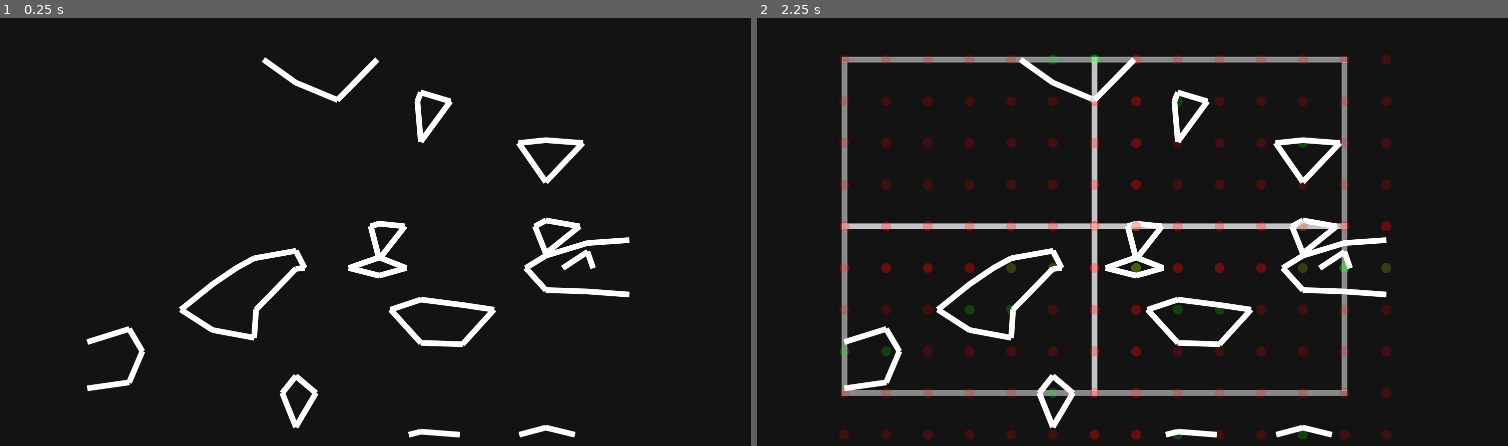
Above: before the commit, frames 1-2 (left to right).
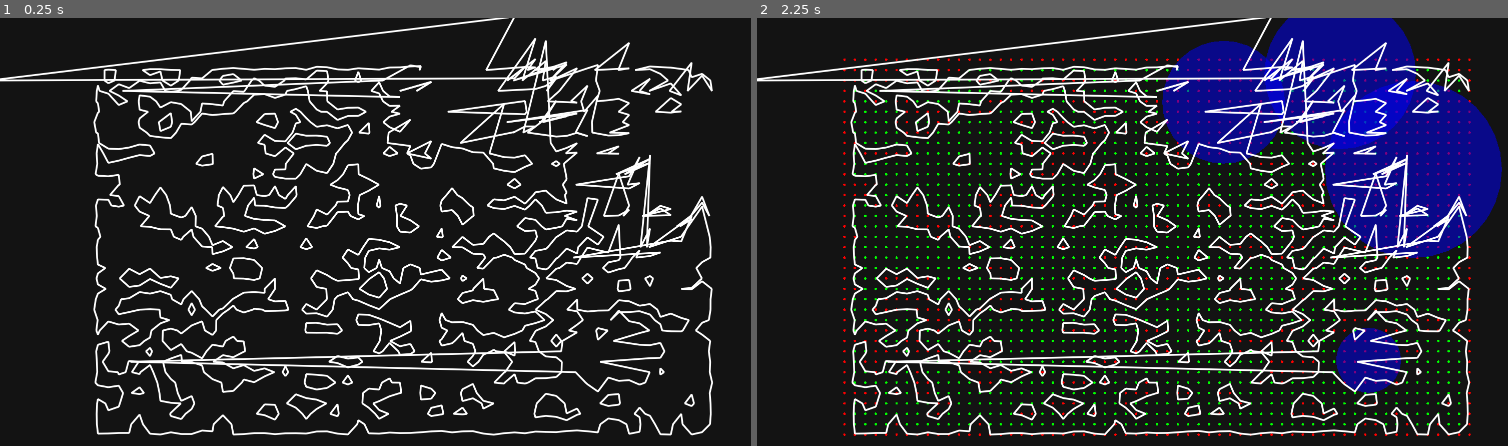
Above: after the commit, the same moments.

Repository: SoloByte/godot-tools
Game: Godot game, scene res://World.tscn
The game is run twice, just before and just after one commit, with the same random seed, the same clock (stepped at 60 frames per second) and the same inputs.
Inputs:
- Up to frame 1 (0.25 s): no input
- Up to frame 2 (2.25 s): tap Enter at 0.5, 2 s; tap Tab at 0.6, 1.35, 2.1 s; tap Space at 1.25 s

The runs differ from the first frame. In frame 1, 16% of the frame differs, in the area x 0-95%, y 0-99%; in frame 2, 37%, in the area x 0-100%, y 0-99%.

Commit message:
iso circles started.

Diff:
--- a/projects/map-generators/marching-squares/MarchingSquareWorld.gd
+++ b/projects/map-generators/marching-squares/MarchingSquareWorld.gd
@@ -1,10 +1,10 @@
 extends Node2D
 
 const DEBUG_LINE_TEMPLATE : PackedScene = preload("res://marching-squares/DebugLine.tscn")
-const SIZE : Vector2 = Vector2(600,400)
+const SIZE : Vector2 = Vector2(1500,900)
 const POS : Vector2 = Vector2(210, 100)
-const RES : int = 100
-const THRESHOLD : float = 0.6
+const RES : int = 25
+const THRESHOLD : float = 0.45
 
 
 var generator : MarchingSquaresGenerator
@@ -30,24 +30,18 @@
 	randomize()
 	generator = MarchingSquaresGenerator.new(POS, SIZE, RES, Vector2(4, 4), -1, 3.0, 15.0, 0.8)
 
-#	map = generator.generateStatic(
-#		THRESHOLD,
-#		true,
-#		true,
-#		Vector3.ZERO,
-#		MarchingSquaresGenerator.GENERATION_TYPE.LINES,
-#		{"width" : 5, "factor" : 0.25, "threshold" : 0.3, "depth" : 0.1}
-#	)
+	var iso_circles : Array = generator.generateIsoCircles(Vector2(2, 6), Vector2(50, 300), Vector2(0.5, 0.75))
+	map = generator.generateStatic(
+		THRESHOLD,
+		true,
+		true,
+		Vector3.ZERO,
+		MarchingSquaresGenerator.GENERATION_TYPE.LINES,
+		{"width" : 5, "factor" : 0.25, "threshold" : 0.3, "depth" : 0.1},
+		iso_circles
+	)
 
-	for y in range(2):
-		for x in range(2):
-			var m : Dictionary = generator.generateTiled(
-				x, y, 0.0,
-				THRESHOLD,
-				true,
-				MarchingSquaresGenerator.GENERATION_TYPE.LINES
-			)
-			maps.append(m)
+
 
 	update()
 
@@ -84,24 +78,24 @@
 func _draw() -> void:
 #	draw_rect(Rect2(POS - Vector2(RES,RES), SIZE + Vector2(RES,RES) * 2), Color.white, false, RES/ 4.0, true)
 
-	if maps and maps.size() > 0:
-		for m in maps:
-			if draw_debug:
-				draw_rect(m.bounds, Color(1, 1, 1, 0.5), false, RES/ 8.0, true)
-				if m.field.size() > 0:
-					for point in m.field:
-						var pos := Vector2(point.x, point.y)
-						var color := Color(1,0,0,0.2)
-						if point.z >= THRESHOLD:
-							color = Color(0,1,0,0.2)
-						draw_circle(pos, RES / 8, color)
-			if m.has("polygons") and m.polygons.size() > 0:
-				for poly in m.polygons:
-					draw_colored_polygon(poly, Color(1.0, 1.0, 1.0, 0.25))
-
-			if m.has("lines") and m.lines.size() > 0:
-				for i in range(0, m.lines.size(), 2):
-					draw_line(m.lines[i], m.lines[i + 1], Color.white, RES / 8.0, true)
+#	if maps and maps.size() > 0:
+#		for m in maps:
+#			if draw_debug:
+#				draw_rect(m.bounds, Color(1, 1, 1, 0.5), false, RES/ 8.0, true)
+#				if m.field.size() > 0:
+#					for point in m.field:
+#						var pos := Vector2(point.x, point.y)
+#						var color := Color(1,0,0,0.2)
+#						if point.z >= THRESHOLD:
+#							color = Color(0,1,0,0.2)
+#						draw_circle(pos, RES / 8, color)
+#			if m.has("polygons") and m.polygons.size() > 0:
+#				for poly in m.polygons:
+#					draw_colored_polygon(poly, Color(1.0, 1.0, 1.0, 0.25))
+#
+#			if m.has("lines") and m.lines.size() > 0:
+#				for i in range(0, m.lines.size(), 2):
+#					draw_line(m.lines[i], m.lines[i + 1], Color.white, RES / 8.0, true)
 
 	if map:
 		if draw_debug:
@@ -109,9 +103,13 @@
 				for point in map.field:
 					var pos := Vector2(point.x, point.y)
 					var color := Color.red
-					if point.z >= THRESHOLD:
+					if point.w >= 1.0:
 						color = Color.green
 					draw_circle(pos, RES / 8, color)
+
+			if map.iso_circles.size() > 0:
+				for circle in map.iso_circles:
+					draw_circle(Vector2(circle.x, circle.y), circle.radius, Color(0,0,1,0.5))
 	#		if map.cases.size() > 0:
 	#			for i in range(map.cases.size()):
 	#				var case = map.cases[i]
@@ -127,3 +125,17 @@
 		if map.has("lines") and map.lines.size() > 0:
 			for i in range(0, map.lines.size(), 2):
 				draw_line(map.lines[i], map.lines[i + 1], Color.white, RES / 8.0, true)
+
+
+
+
+
+#	for y in range(2):
+#		for x in range(2):
+#			var m : Dictionary = generator.generateTiled(
+#				x, y, 0.0,
+#				THRESHOLD,
+#				true,
+#				MarchingSquaresGenerator.GENERATION_TYPE.LINES
+#			)
+#			maps.append(m)
--- a/projects/map-generators/marching-squares/MarchingSquaresGenerator.gd
+++ b/projects/map-generators/marching-squares/MarchingSquaresGenerator.gd
@@ -55,10 +55,10 @@
 
 
 
-func generateStatic(threshold : float = 0.5, interpolate : bool = true, use_noise : bool = true, offset := Vector3(0,0,0), type : int = GENERATION_TYPE.LINES, edge : Dictionary = {}) -> Dictionary:
-	var map : Dictionary = {"res" : resolution, "bounds" : Rect2(origin, size), "rows" : rows, "cols" : cols}
-
-	map["field"] = generateField(rows, cols, offset, use_noise, edge)
+func generateStatic(threshold : float = 0.5, interpolate : bool = true, use_noise : bool = true, offset := Vector3(0,0,0), type : int = GENERATION_TYPE.LINES, edge : Dictionary = {}, iso_circles : Array = []) -> Dictionary:
+	var map : Dictionary = {"res" : resolution, "bounds" : Rect2(origin, size), "rows" : rows, "cols" : cols, "iso_circles" : iso_circles}
+
+	map["field"] = generateField(rows, cols, offset, threshold, use_noise, edge, iso_circles)
 
 	match type:
 		GENERATION_TYPE.CASES:
@@ -73,47 +73,8 @@
 
 	return map
 
-func generateTiled(x : int, y : int, zoff : float = 0.0, threshold : float = 0.5, interpolate : bool = true, type : int = GENERATION_TYPE.LINES) -> Dictionary:
-	var r : int = rows + 1
-	var c : int = cols + 1
-	var offset := Vector2(x * size.x, y * size.y)
-	var map : Dictionary = {"res" : resolution, "bounds" : Rect2(origin + offset, size), "rows" : r, "cols" : c, "x" : x, "y" : y, "offset" : offset}
-	map["field"] = generateFieldTiled(r, c, offset, zoff)
-
-	match type:
-		GENERATION_TYPE.CASES:
-			map["cases"] = march(map.field, r, c, MARCH_TYPE.CASES, threshold, interpolate)
-		GENERATION_TYPE.LINES:
-			map["lines"] = march(map.field, r, c, MARCH_TYPE.LINES, threshold, interpolate)
-		GENERATION_TYPE.FILLED:
-			map["polygons"] = march(map.field, r, c, MARCH_TYPE.POLYGONS, threshold, interpolate)
-		GENERATION_TYPE.OUTLINE_FILLED:
-			map["lines"] = march(map.field, r, c, MARCH_TYPE.LINES, threshold, interpolate)
-			map["polygons"] = march(map.field, r, c, MARCH_TYPE.POLYGONS, threshold, interpolate)
-
-	return map
-
-func generateFieldTiled(rows : int, cols : int, offset : Vector2, zoff : float = 0.0) -> Array:
-	var noise_offset : Vector3 = noise_start_offset + Vector3(offset.x * noise_offset_factor.x, offset.y * noise_offset_factor.y, zoff)
-	var field : Array = []
-	var start : Vector2 = origin + offset
-
-	for j in range(0, rows):
-		noise_offset.y += noise_increment.y
-
-		for i in range(0, cols):
-			var value : float = 0.0
-			value = noise.get_noise_3d(noise_offset.x, noise_offset.y, noise_offset.z)
-			value = (value + 1.0) * 0.5
-
-			field.append(Vector3(start.x, start.y, 0.0) + Vector3(i * resolution, j * resolution, value))
-
-			noise_offset.x += noise_increment.x
-
-	return field
-
 #edge : Dictionary = {"width" : 0.0, "factor" : 0.0, "threshold" : 0.0, "depth" : 0.0}
-func generateField(rows : int, cols : int, offset : Vector3, use_noise : bool = true, edge : Dictionary = {}) -> Array:
+func generateField(rows : int, cols : int, offset : Vector3, threshold : float = 0.5, use_noise : bool = true, edge : Dictionary = {}, iso_circles : Array = []) -> Array:
 	var noise_offset : Vector3 = noise_start_offset + offset
 	var field : Array = []
 	var start : Vector2 = origin
@@ -136,7 +97,14 @@
 				if edge.size() >= 2:
 					value *= getEdgeFactor(i, j, cols - 1, rows - 1, edge)
 
-			field.append(Vector3(start.x, start.y, 0.0) + Vector3(i * resolution, j * resolution, value))
+			var pos := Vector2(start.x + i * resolution, start.y + j * resolution)
+			var state : int = 0
+			if iso_circles.size() <= 0:
+				state = getState(value, threshold)
+			else:
+				state = getStateIsocircles(pos, iso_circles, value, threshold)
+
+			field.append(Quat(pos.x, pos.y, value, state))
 
 			if use_noise:
 				noise_offset.x += noise_increment.x
@@ -149,12 +117,12 @@
 		for i in range(0, cols - 1):
 			var index : int = i + j * cols
 
-			var top_left : Vector3 = field[index]
-			var top_right : Vector3 = field[index + 1]
-			var bottom_right : Vector3 = field[index + 1 + cols]
-			var bottom_left : Vector3 = field[index + cols]
-
-			var case : int = getCase(getState(top_left.z, threshold),getState(top_right.z, threshold),getState(bottom_right.z, threshold),getState(bottom_left.z, threshold))
+			var top_left : Quat = field[index]
+			var top_right : Quat = field[index + 1]
+			var bottom_right : Quat = field[index + 1 + cols]
+			var bottom_left : Quat = field[index + cols]
+
+			var case : int = getCase(top_left.w, top_right.w, bottom_right.w, bottom_left.w)
 			if march_type == MARCH_TYPE.CASES:
 				generated.append(case)
 			elif march_type == MARCH_TYPE.LINES:
@@ -344,6 +312,34 @@
 
 
 
+
+func generateIsoCircles(amount_range : Vector2, radius_range : Vector2, threshold_range : Vector2) -> Array:
+	var amount : int = rng.randi_range(amount_range.x, amount_range.y)
+	var circles : Array = []
+	for i in range(amount):
+		var x : float = rng.randf_range(0, size.x) + origin.x
+		var y : float = rng.randf_range(0, size.y) + origin.y
+		var r : float = rng.randf_range(radius_range.x, radius_range.y)
+		var v : float = rng.randf_range(threshold_range.x, threshold_range.y)
+		circles.append({"x" : x, "y" : y, "radius" : r, "value" : v})
+	return circles
+
+func getStateIsocircles(pos : Vector2, circls : Array, value : float, threshold : float) -> int:
+	var sum : float = 0
+	var inside : float = 0
+	for c in circls:
+		var dis_sq : float = (pos - Vector2(c.x, c.y)).length_squared()
+		if dis_sq <= c.radius * c.radius:
+			inside += 1
+			sum += c.value
+
+	if inside <= 0:
+		return getState(value, threshold)
+	else:
+		if value > sum / inside:
+			return 1
+
+	return 0
 
 func getMinDis(i : int, j : int, cols : int, rows : int) -> float:
 	return min( min(i, cols - i), min(j, rows - j))
@@ -371,7 +367,7 @@
 
 	return 1.0
 
-func getDistanceFactor(i, j, cols, rows, f : float = 1.0) -> float:
+func getDistanceFactor(i : int, j : int, cols : int, rows : int, f : float = 1.0) -> float:
 	var min_v : float = min(rows - j, j)
 	var min_h : float = min(cols - i, i)
 	if min_v < min_h:
@@ -385,7 +381,7 @@
 		var max_dis : float = ceil(max( max(cols, rows) * f * 0.5, min_h + 1) )
 		return min_h / max_dis
 
-func getMidpoint(p1 : Vector3, p2 : Vector3, threshold : float, interpolate : bool = true) -> Vector2:
+func getMidpoint(p1 : Quat, p2 : Quat, threshold : float, interpolate : bool = true) -> Vector2:
 	var t : float = 0.5
 	if interpolate:
 		t = getT(p1.z, p2.z, threshold)
@@ -405,3 +401,66 @@
 
 func getCase(a : int, b : int, c : int, d : int) -> int:
 	return a * 8 + b * 4 + c * 2 + d * 1
+
+
+
+
+
+
+
+class FieldPoint:
+	var x : float = 0.0
+	var y : float = 0.0
+	var v : float = 0.0
+	var state : int = 0
+
+	func _init(x : float, y : float, value : float, state : int) -> void:
+		self.x = x
+		self.y = y
+		self.v = value
+		self.state = state
+
+
+
+
+
+
+
+#func generateTiled(x : int, y : int, zoff : float = 0.0, threshold : float = 0.5, interpolate : bool = true, type : int = GENERATION_TYPE.LINES) -> Dictionary:
+#	var r : int = rows + 1
+#	var c : int = cols + 1
+#	var offset := Vector2(x * size.x, y * size.y)
+#	var map : Dictionary = {"res" : resolution, "bounds" : Rect2(origin + offset, size), "rows" : r, "cols" : c, "x" : x, "y" : y, "offset" : offset}
+#	map["field"] = generateFieldTiled(r, c, offset, zoff)
+#
+#	match type:
+#		GENERATION_TYPE.CASES:
+#			map["cases"] = march(map.field, r, c, MARCH_TYPE.CASES, threshold, interpolate)
+#		GENERATION_TYPE.LINES:
+#			map["lines"] = march(map.field, r, c, MARCH_TYPE.LINES, threshold, interpolate)
+#		GENERATION_TYPE.FILLED:
+#			map["polygons"] = march(map.field, r, c, MARCH_TYPE.POLYGONS, threshold, interpolate)
+#		GENERATION_TYPE.OUTLINE_FILLED:
+#			map["lines"] = march(map.field, r, c, MARCH_TYPE.LINES, threshold, interpolate)
+#			map["polygons"] = march(map.field, r, c, MARCH_TYPE.POLYGONS, threshold, interpolate)
+#
+#	return map
+#
+#func generateFieldTiled(rows : int, cols : int, offset : Vector2, zoff : float = 0.0) -> Array:
+#	var noise_offset : Vector3 = noise_start_offset + Vector3(offset.x * noise_offset_factor.x, offset.y * noise_offset_factor.y, zoff)
+#	var field : Array = []
+#	var start : Vector2 = origin + offset
+#
+#	for j in range(0, rows):
+#		noise_offset.y += noise_increment.y
+#
+#		for i in range(0, cols):
+#			var value : float = 0.0
+#			value = noise.get_noise_3d(noise_offset.x, noise_offset.y, noise_offset.z)
+#			value = (value + 1.0) * 0.5
+#
+#			field.append(Vector3(start.x, start.y, 0.0) + Vector3(i * resolution, j * resolution, value))
+#
+#			noise_offset.x += noise_increment.x
+#
+#	return field
